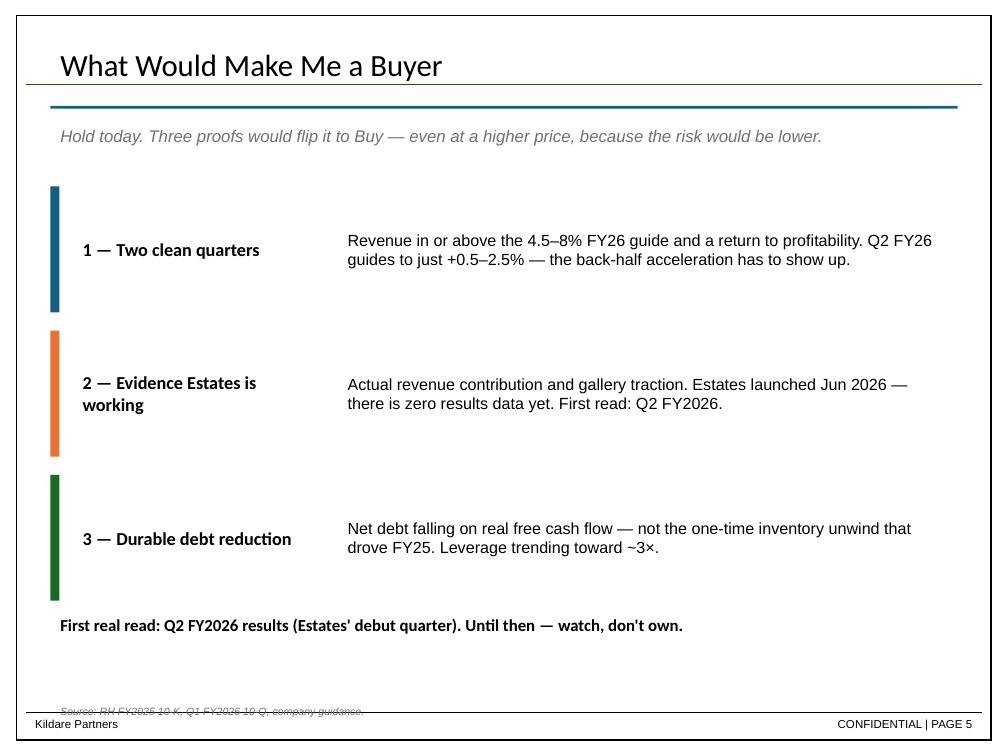
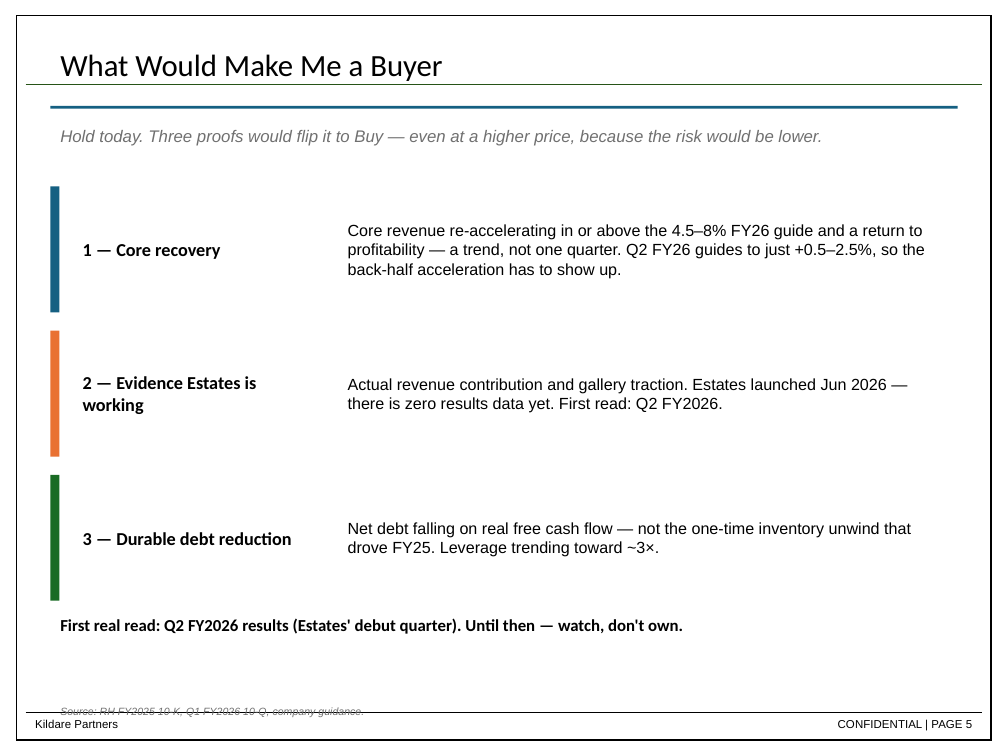
Before and after one commit to dchen88888/Nike-Stock-Pitch, a slide deck: slide 5 of RH_Stock_Pitch_updated.pptx. Drawn at 1008x756 pixels with LibreOffice and Linux fonts; fonts in the diff are those of the drawing. Boxes give left, top, right and bottom in pixels: in the first picture for what was removed or moved away, otherwise in the second. Text is boxed around its words. In the diff, an @@ line names an element or a change of style, - is before the commit and + after.

```diff
--- a/RH_Stock_Pitch_updated.pptx
+++ b/RH_Stock_Pitch_updated.pptx
@@ text at <box>348,224,925,279</box>: text changed @@
-Revenue in or above the 4.5–8% FY26 guide and a return to profitability. Q2 FY26 guides to just +0.5–2.5% — the back-half acceleration has to show up.
+Core revenue re-accelerating in or above the 4.5–8% FY26 guide and a return to profitability — a trend, not one quarter. Q2 FY26 guides to just +0.5–2.5%, so the back-half acceleration has to show up.
@@ text at <box>83,244,220,259</box>: text changed @@
-1 — Two clean quarters
+1 — Core recovery
```
